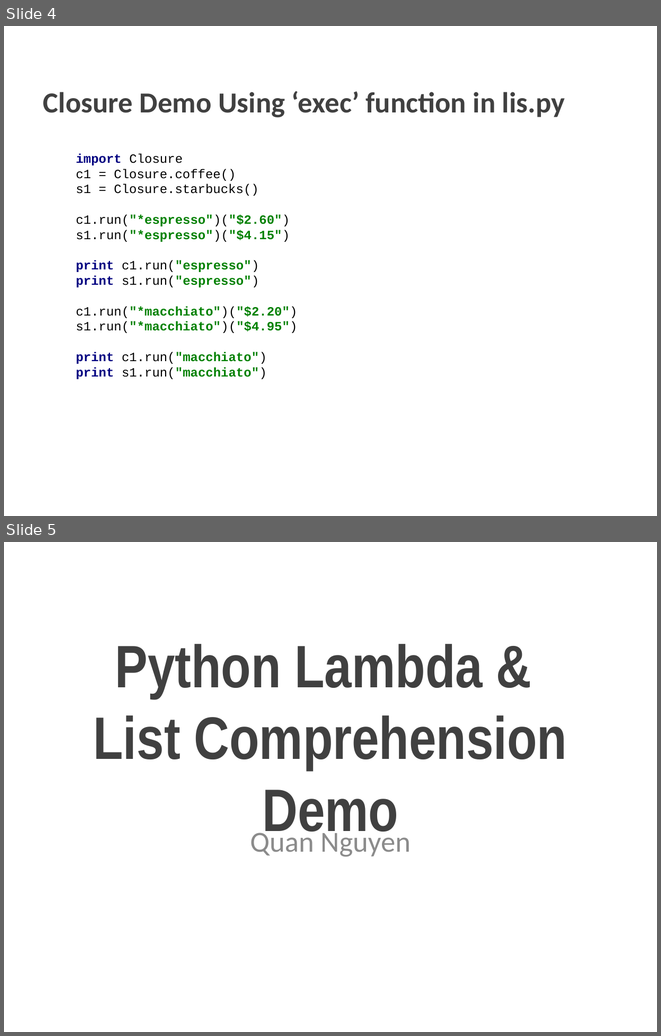
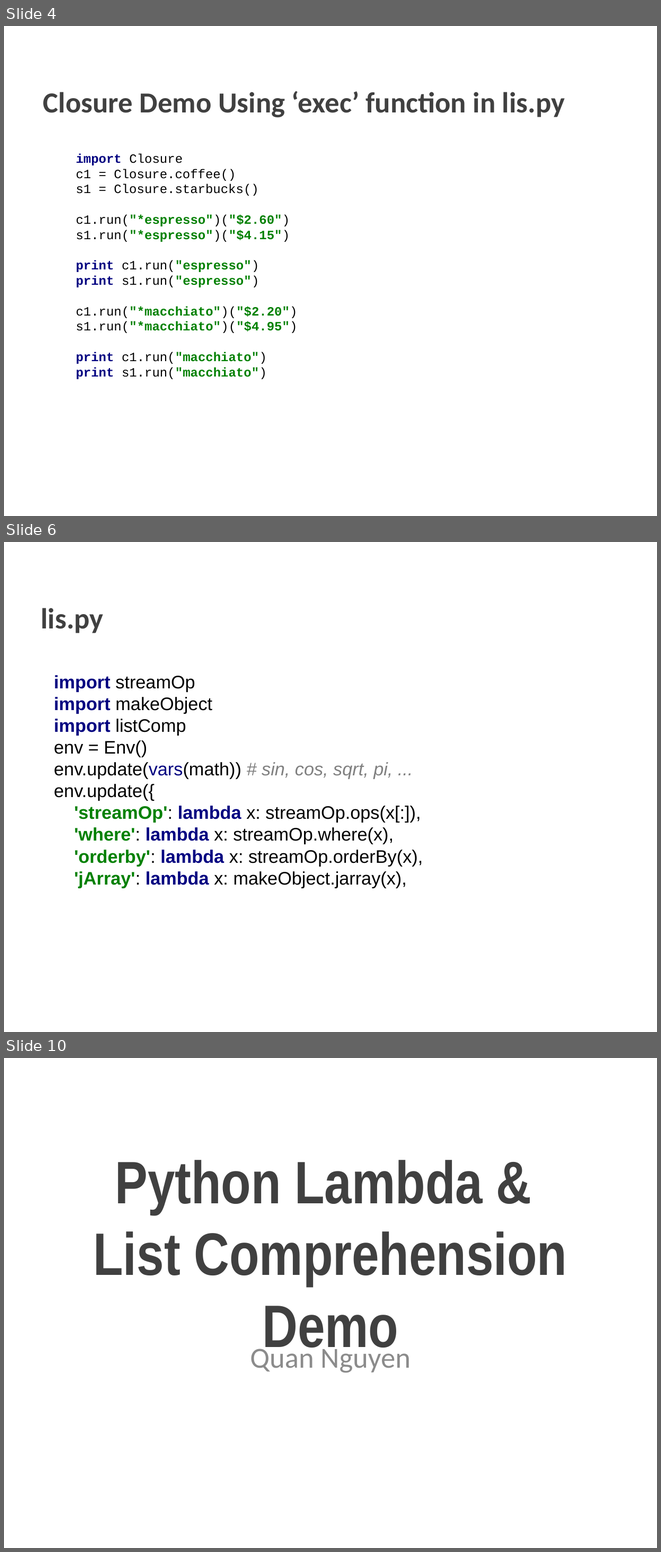
Before and after one commit to jht585/PLFinal, a slide deck: PLFinal.pptx. Shown one above the other, each under a label of ours: slides 4 and 5 before the commit, slides 4, 6 and 10 after it; the slides between them are not shown. The pictures are 661x1036 and 661x1552 pixels, drawn with LibreOffice and Linux fonts; fonts in the diff are those of the drawing; background and template pictures are left out. Boxes give left, top, right and bottom in pixels: in the first picture for what was removed or moved away, otherwise in the second. Text is boxed around its words. In the diff, an @@ line names an element or a change of style, - is before the commit and + after.

Commit message:
Added java stream op to pp

```diff
--- a/PLFinal.pptx
+++ b/PLFinal.pptx
@@ slide 6 added at <box>4,542,657,1032</box>, background picture (left out) @@
@@ text added at <box>41,608,103,633</box>, 32 pt, text #404040, bold @@
+lis.py
@@ text added at <box>54,675,423,888</box>, 20 pt, text #000000 @@
+import streamOp
+import makeObject
+import listComp
+env = Env()
+env.update(vars(math)) # sin, cos, sqrt, pi, ...
+env.update({
+'streamOp': lambda x: streamOp.ops(x[:]),
+'where': lambda x: streamOp.where(x),
+'orderby': lambda x: streamOp.orderBy(x),
+'jArray': lambda x: makeObject.jarray(x),
@@ what was slide 5 is now slide 10 @@
```
Also in this commit, not shown: 2 slides changed, 4 other slides added.
